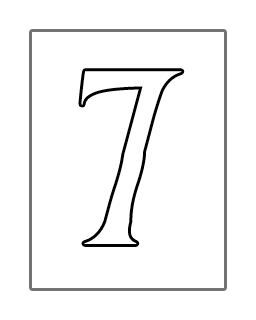
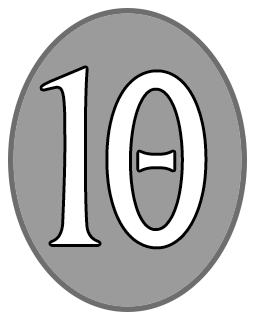
Layer changes from the first (256, 320) image to the second:
showed "10" over [42, 68, 205, 247]
hid "7" over [81, 71, 182, 244]
added layer "Ellipse 1" (57%) above "grey bg" over [8, 8, 247, 312]
hid "white bg" over [32, 32, 224, 288]
